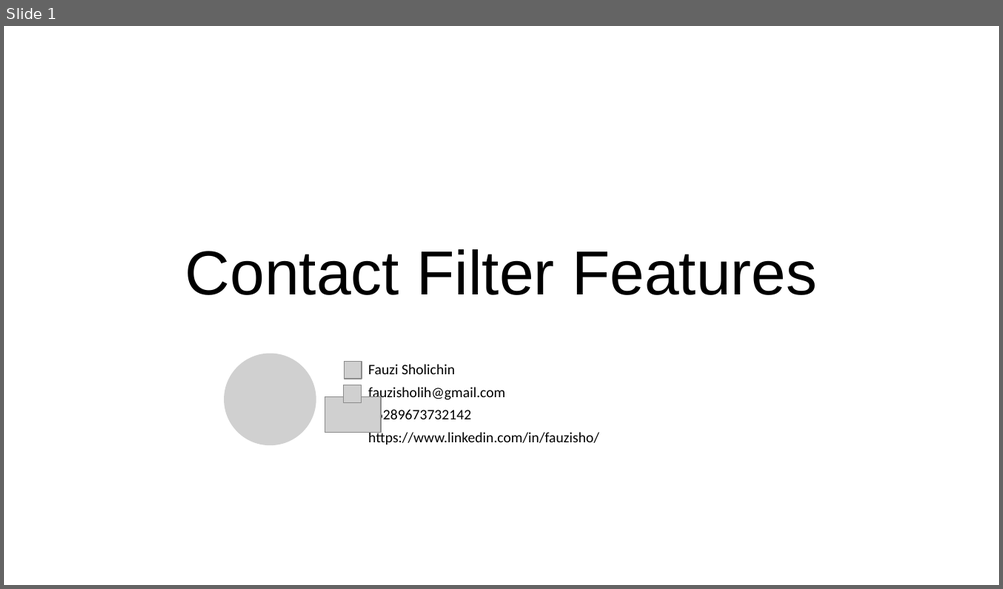
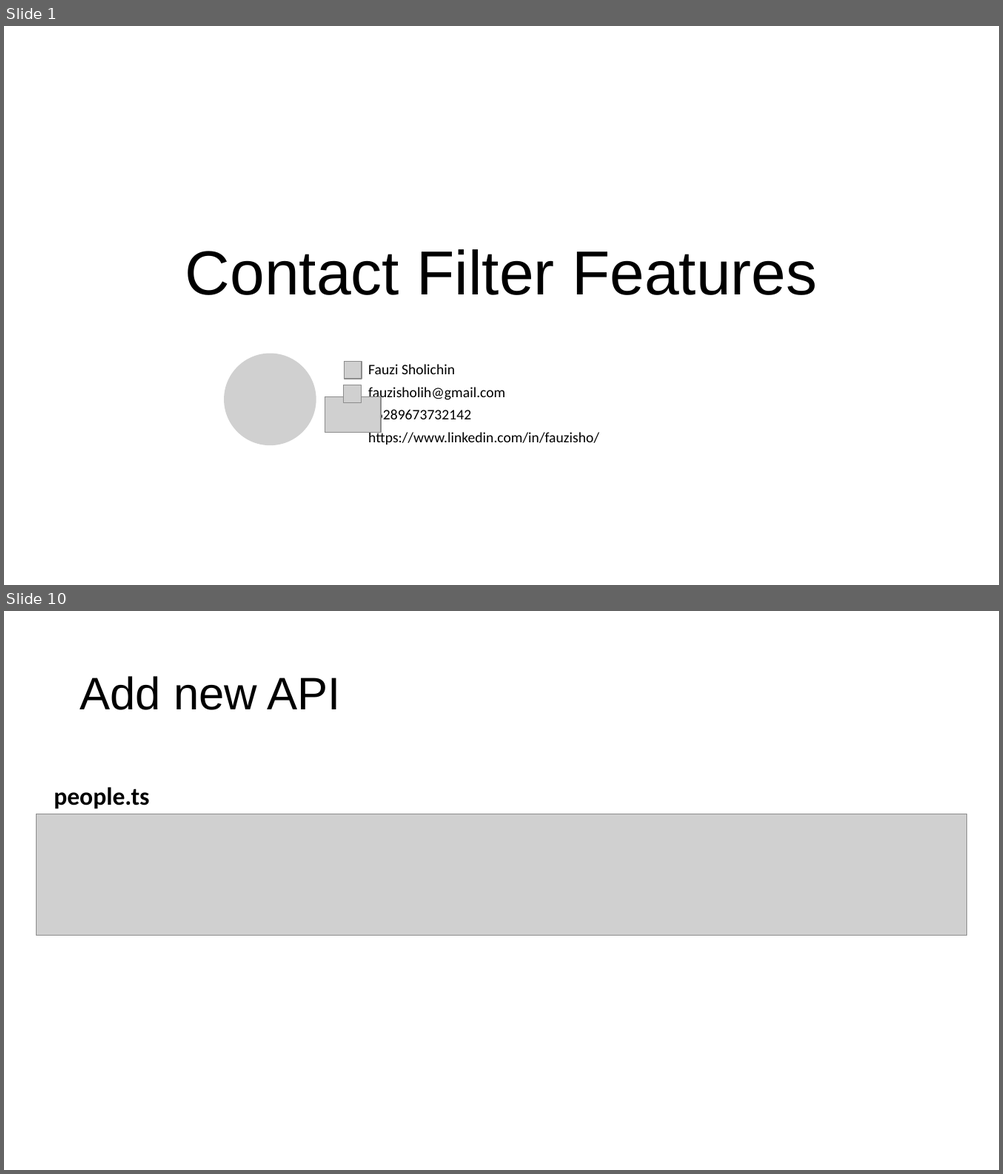
Before and after one commit to fauzisho/ionic-module-learning, a slide deck: 5. Local Data/Custom Contact Feature.pptx. Shown one above the other, each under a label of ours: slide 1 before the commit, slides 1 and 10 after it; the slides between them are not shown. The pictures are 1003x589 and 1003x1174 pixels, drawn with LibreOffice and Linux fonts; fonts in the diff are those of the drawing; grey boxes stand for pictures; background and template pictures are left out. Boxes give left, top, right and bottom in pixels: in the first picture for what was removed or moved away, otherwise in the second. Text is boxed around its words. In the diff, an @@ line names an element or a change of style, - is before the commit and + after.

```diff
--- a/5. Local Data/Custom Contact Feature.pptx
+++ b/5. Local Data/Custom Contact Feature.pptx
@@ slide 10 added at [4, 611, 999, 1170], background #FFFFFF @@
@@ title added at [79, 676, 341, 710], 44 pt, text #000000 @@
+Add new API
@@ text added at [54, 787, 149, 809], 24 pt, text #000000, bold @@
+people.ts
@@ picture added at [36, 815, 967, 936] @@
```
Also in this commit, not shown: 1 slide changed, 10 other slides added, 1 slide removed.
